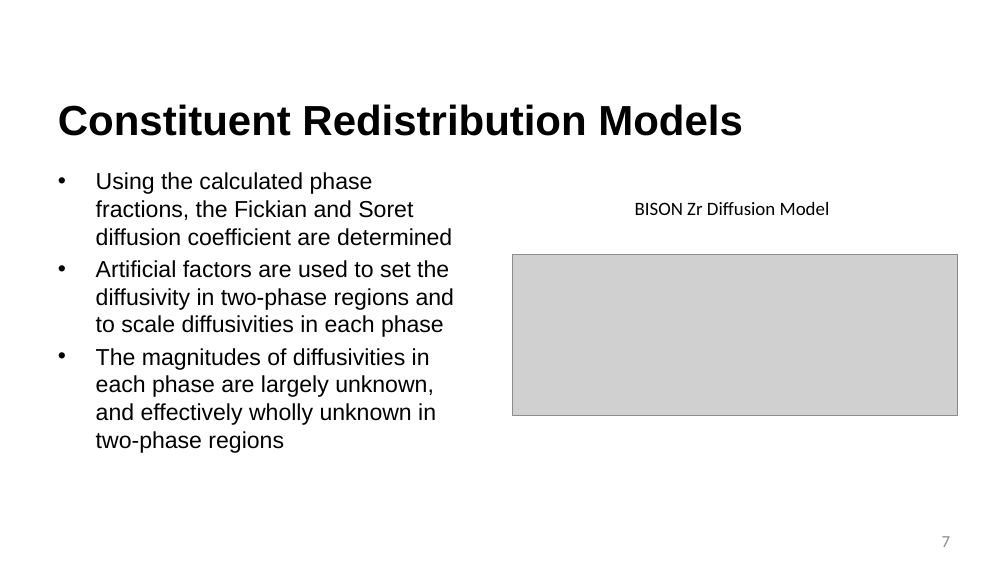
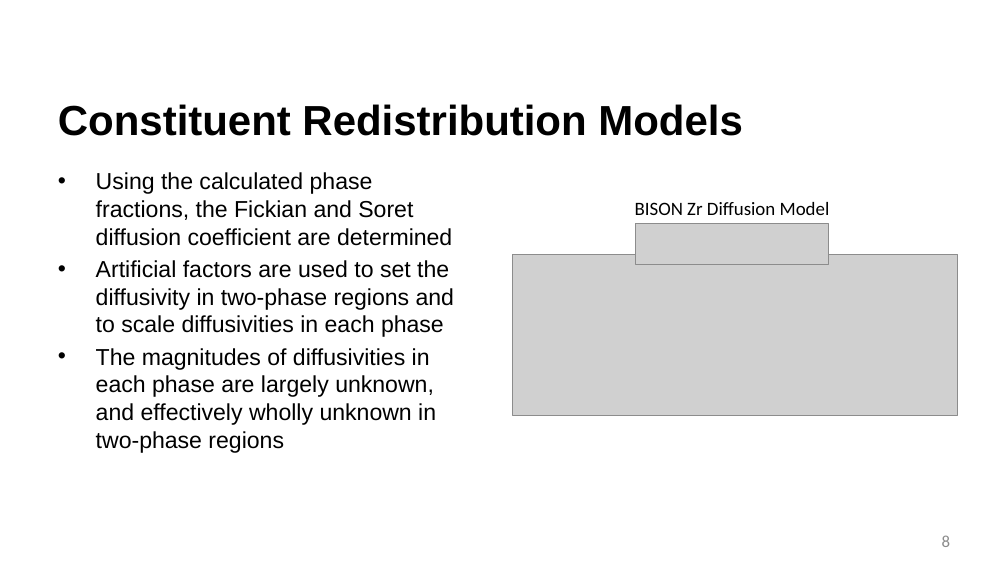
Before and after one commit to benbeeler/TEACHING, a slide deck: slide 8 of Advanced Reactor Materials/Fall2026/Lec11_SFRs.pptx (slide 7 before the commit). Drawn at 1008x567 pixels with LibreOffice and Linux fonts; fonts in the diff are those of the drawing; grey boxes stand for pictures; background and template pictures are left out. Boxes give left, top, right and bottom in pixels: in the first picture for what was removed or moved away, otherwise in the second. Text is boxed around its words. In the diff, an @@ line names an element or a change of style, - is before the commit and + after.

```diff
--- a/Advanced Reactor Materials/Fall2026/Lec11_SFRs.pptx
+++ b/Advanced Reactor Materials/Fall2026/Lec11_SFRs.pptx
@@ picture added at <box>636,224,829,265</box> @@
@@ page number at <box>942,535,950,547</box>: text changed @@
-7
+8
```
Also in this commit, not shown: 9 other slides changed, 3 slides added, 12 other files.
